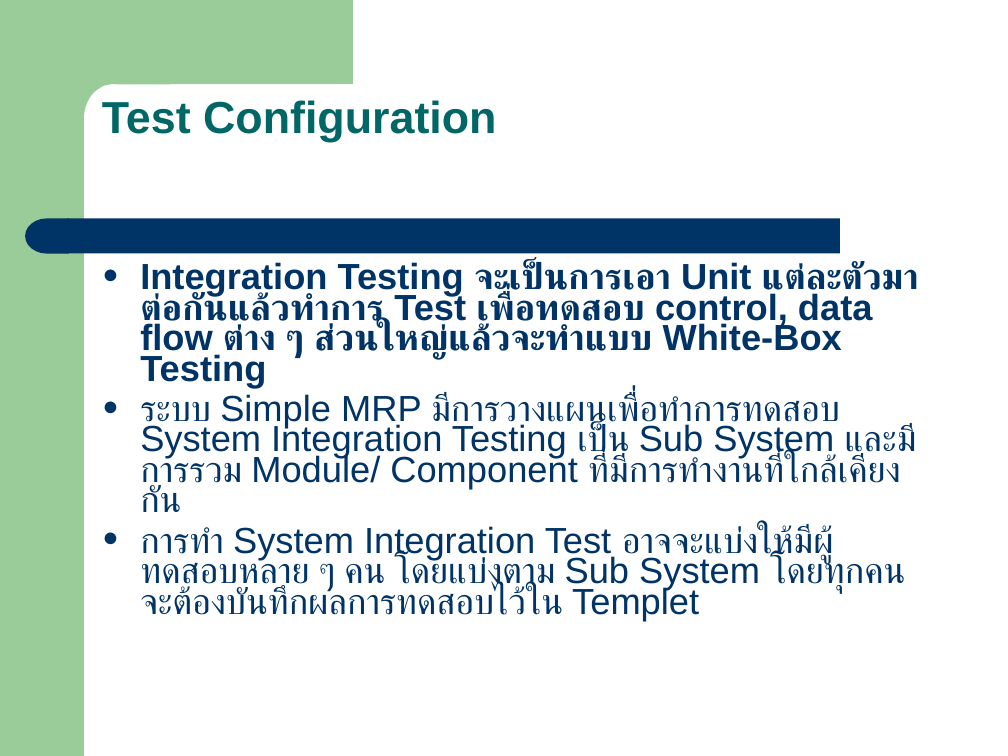
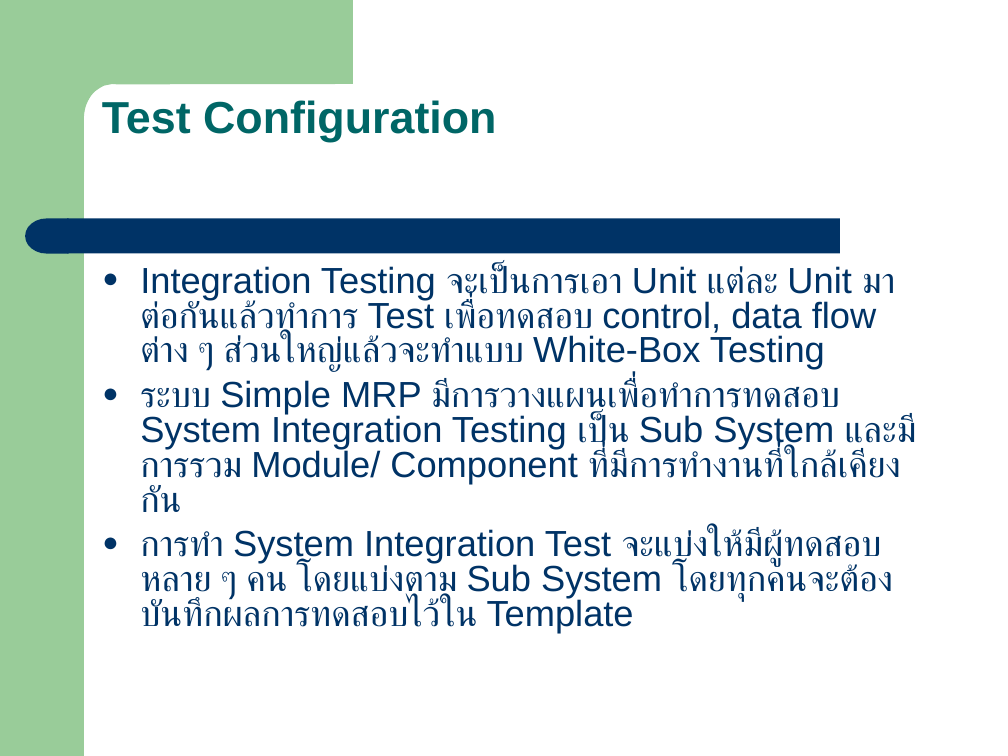
Before and after one commit to eseawind/simple-mrp, a slide deck: slide 41 of simple-mrp-doc/Simple_MRP_Present_V1.3_Final.ppt (slide 57 before the commit). Drawn at 1008x756 pixels with LibreOffice and Linux fonts; fonts in the diff are those of the drawing. Boxes give left, top, right and bottom in pixels: in the first picture for what was removed or moved away, otherwise in the second. Text is boxed around its words. In the diff, an @@ line names an element or a change of style, - is before the commit and + after.

```diff
--- a/simple-mrp-doc/Simple_MRP_Present_V1.3_Final.ppt
+++ b/simple-mrp-doc/Simple_MRP_Present_V1.3_Final.ppt
@@ text at box(140, 265, 876, 372): text changed; bold off @@
-● Integration Testing จะเป็นการเอา Unit แต่ละตัวมาต่อกันแล้วทำการ Test เพื่อทดสอบ control, data flow ต่าง ๆ ส่วนใหญ่แล้วจะทำแบบ White-Box Testing
+● Integration Testing จะเป็นการเอา Unit แต่ละ Unit มาต่อกันแล้วทำการ Test เพื่อทดสอบ control, data flow ต่าง ๆ ส่วนใหญ่แล้วจะทำแบบ White-Box Testing
@@ text at box(140, 379, 916, 512): line spacing 0.7 to 0.8 @@
@@ text at box(140, 528, 893, 633): text changed @@
-● การทำ System Integration Test อาจจะแบ่งให้มีผู้ทดสอบหลาย ๆ คน โดยแบ่งตาม Sub System โดยทุกคนจะต้องบันทึกผลการทดสอบไว้ใน Templet
+● การทำ System Integration Test จะแบ่งให้มีผู้ทดสอบหลาย ๆ คน โดยแบ่งตาม Sub System โดยทุกคนจะต้องบันทึกผลการทดสอบไว้ใน Template
```
Also in this commit, not shown: 5 other slides changed, 4 other files.
